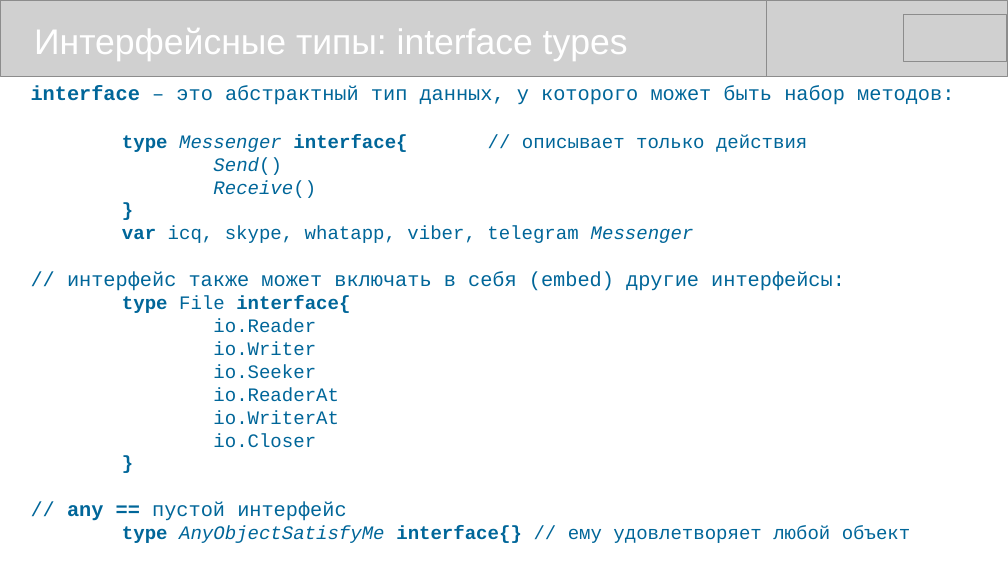
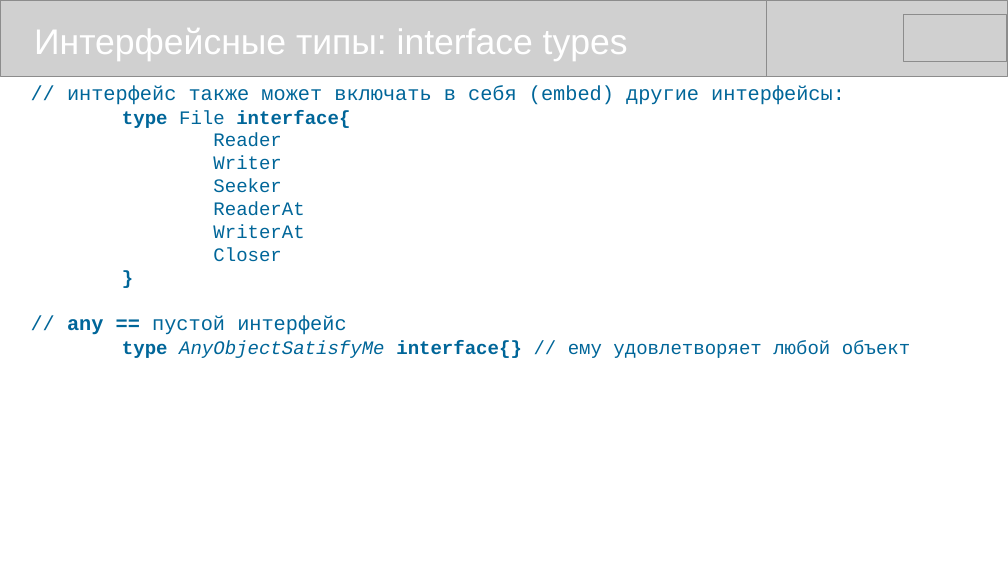
Before and after one commit to mike-shock/Go_language, a slide deck: slide 34 of Go_Review.odp (slide 33 before the commit). Drawn at 1008x567 pixels with LibreOffice and Linux fonts; fonts in the diff are those of the drawing; grey boxes stand for pictures. Boxes give left, top, right and bottom in pixels: in the first picture for what was removed or moved away, otherwise in the second. Text is boxed around its words. In the diff, an @@ line names an element or a change of style, - is before the commit and + after.

```diff
--- a/Go_Review.odp
+++ b/Go_Review.odp
@@ text at box(31, 86, 954, 243): paragraphs removed @@
-interface – это абстрактный тип данных, у которого может быть набор методов:
-type Messenger interface{ // описывает только действия
-Send()
-Receive()
-}
-var icq, skype, whatapp, viber, telegram Messenger
@@ text at box(213, 133, 304, 262): text changed @@
-io.Reader
-io.Writer
-io.Seeker
-io.ReaderAt
-io.WriterAt
-io.Closer
+Reader
+Writer
+Seeker
+ReaderAt
+WriterAt
+Closer
```
Also in this commit, not shown: 6 other slides changed, 1 slide added, 3 other files.
